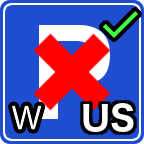
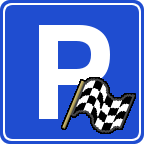
Revision of a layered 144 x 144 image; what changed, layer by layer:
added layer "Layer #8" above "Layer #7" over 62, 77, 137, 134
added layer "Layer #7" above "Layer #5" over 61, 77, 137, 134
hid "Layer #6" over 79, 99, 138, 136
hid "Layer #2" over 99, 7, 142, 42
hid "Layer #3" over 33, 33, 111, 111
hid "Layer #4" over 8, 101, 45, 134
